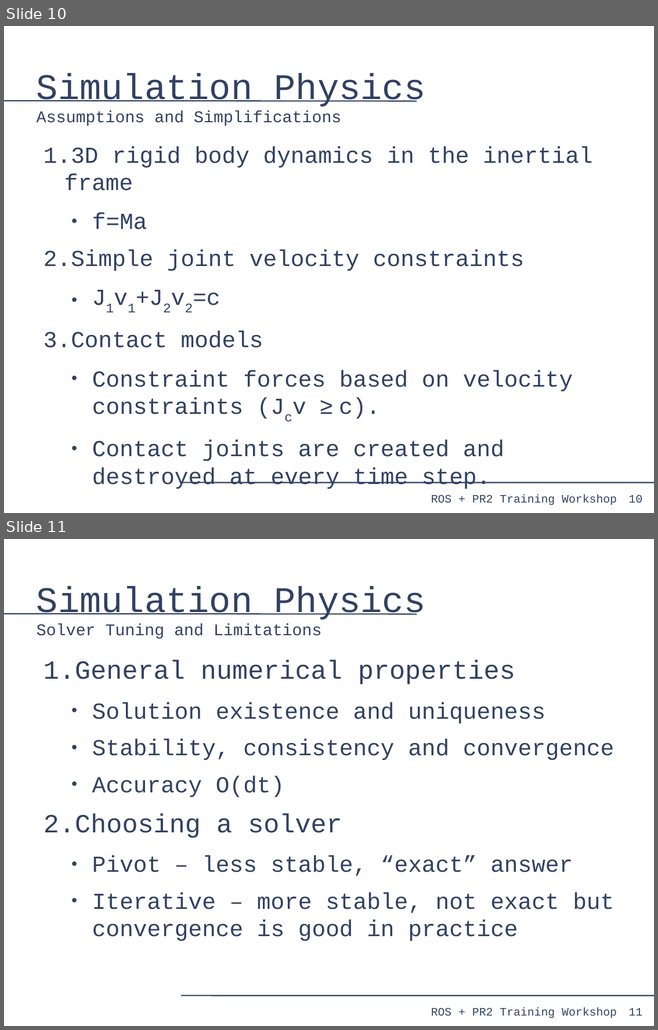
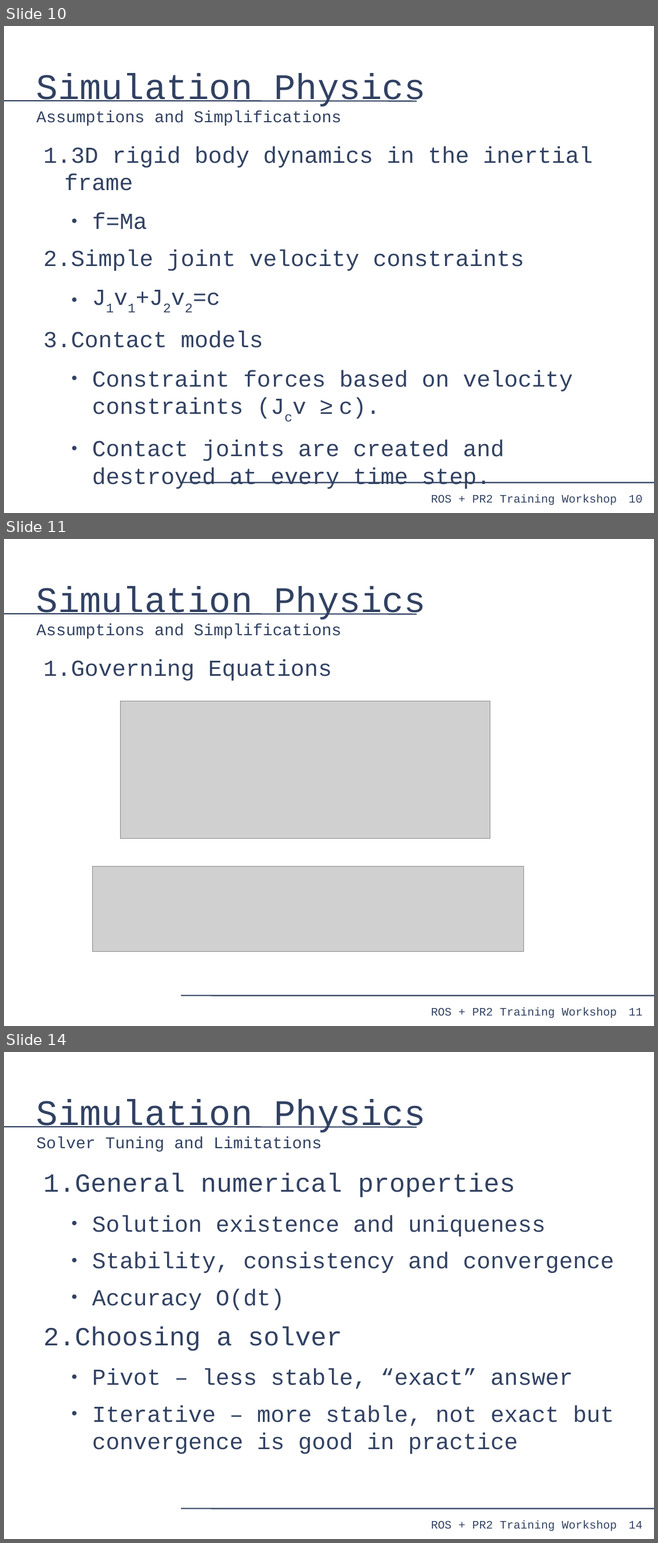
Before and after one commit to PR2/pr2_docs, a slide deck: pr2_training_workshop/simulation/simulation_training_workshop.odp. Shown one above the other, each under a label of ours: slides 10 and 11 before the commit, slides 10, 11 and 14 after it; the slides between them are not shown. The pictures are 658x1030 and 658x1543 pixels, drawn with LibreOffice and Linux fonts; fonts in the diff are those of the drawing; grey boxes stand for pictures. Boxes give left, top, right and bottom in pixels: in the first picture for what was removed or moved away, otherwise in the second. Text is boxed around its words. In the diff, an @@ line names an element or a change of style, - is before the commit and + after.

```diff
--- a/pr2_training_workshop/simulation/simulation_training_workshop.odp
+++ b/pr2_training_workshop/simulation/simulation_training_workshop.odp
@@ slide 11 added at [4,539,654,1026], background #FFFFFF; not listed: 4 template elements that a slide beside it also shows @@
@@ title added at [36,587,426,639], 20 pt, text #314162 @@
+Simulation Physics
+Assumptions and Simplifications
@@ text added at [43,659,332,681], 28 pt, text #314162 @@
+1. Governing Equations
@@ picture added at [120,701,489,839] @@
@@ picture added at [92,867,523,951] @@
@@ what was slide 11 is now slide 14 @@
@@ page number at [628,1521,642,1529]: text changed @@
-11
+14
```
Also in this commit, not shown: 3 other slides added, 2 slides removed.
